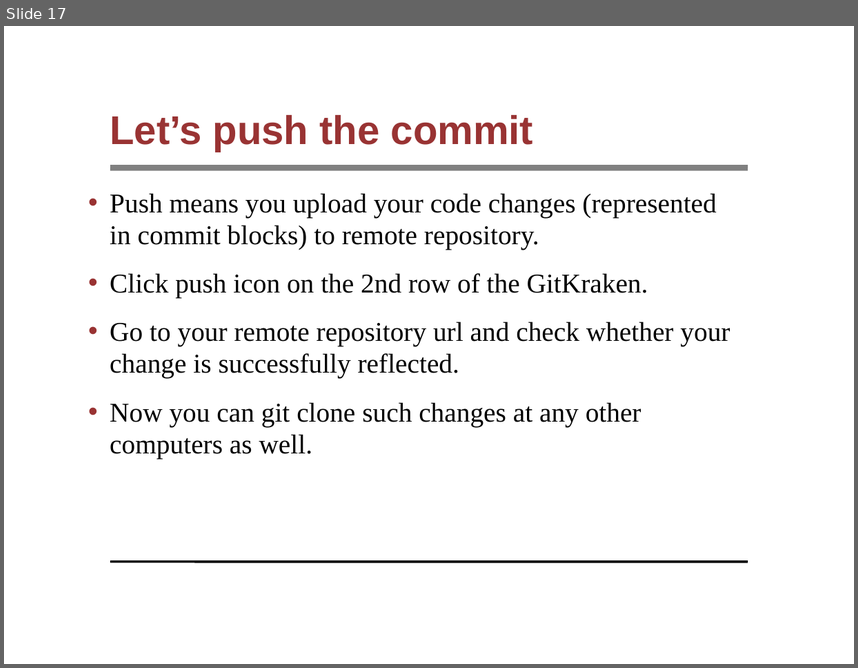
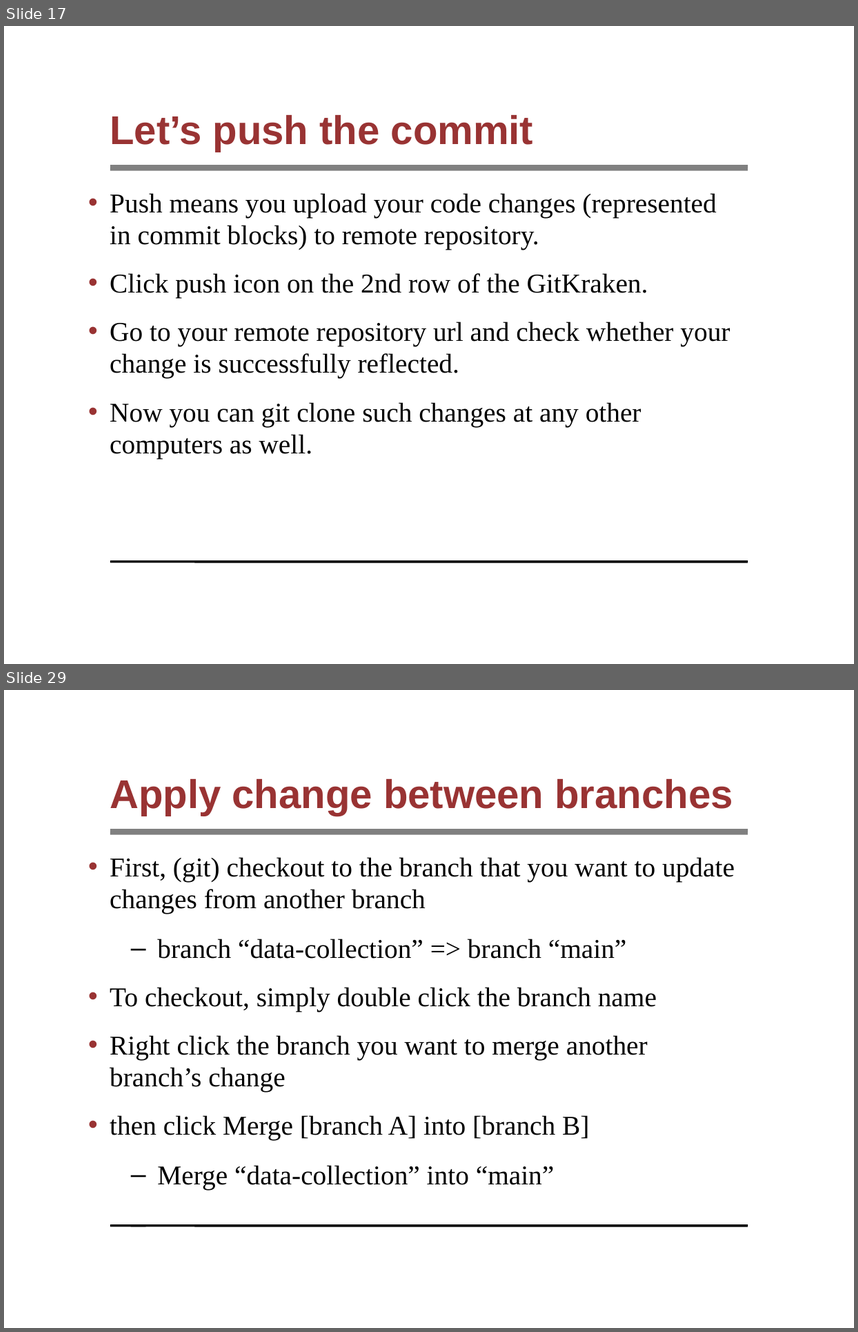
Before and after one commit to syyunn/pml-git, a slide deck: file-changes/main.ppt. Shown one above the other, each under a label of ours: slide 17 before the commit, slides 17 and 29 after it; the slides between them are not shown. The pictures are 858x668 and 858x1332 pixels, drawn with LibreOffice and Linux fonts; fonts in the diff are those of the drawing; background and template pictures are left out. Boxes give left, top, right and bottom in pixels: in the first picture for what was removed or moved away, otherwise in the second. Text is boxed around its words. In the diff, an @@ line names an element or a change of style, - is before the commit and + after.

```diff
--- a/file-changes/main.ppt
+++ b/file-changes/main.ppt
@@ slide 29 added at (4,690,854,1328), background #FFFFFF; not listed: 2 template elements that a slide beside it also shows @@
@@ title added at (110,779,733,816), 34 pt, text #993333, bold @@
+Apply change between branches
@@ text added at (110,857,735,1190), 23 pt, text #000000 @@
+• First, (git) checkout to the branch that you want to update changes from another branch
+  – branch “data-collection” => branch “main”
+• To checkout, simply double click the branch name
+• Right click the branch you want to merge another branch’s change
+• then click Merge [branch A] into [branch B]
+  – Merge “data-collection” into “main”
```
Also in this commit, not shown: 2 slides changed, 12 other slides added, 1 other file.
